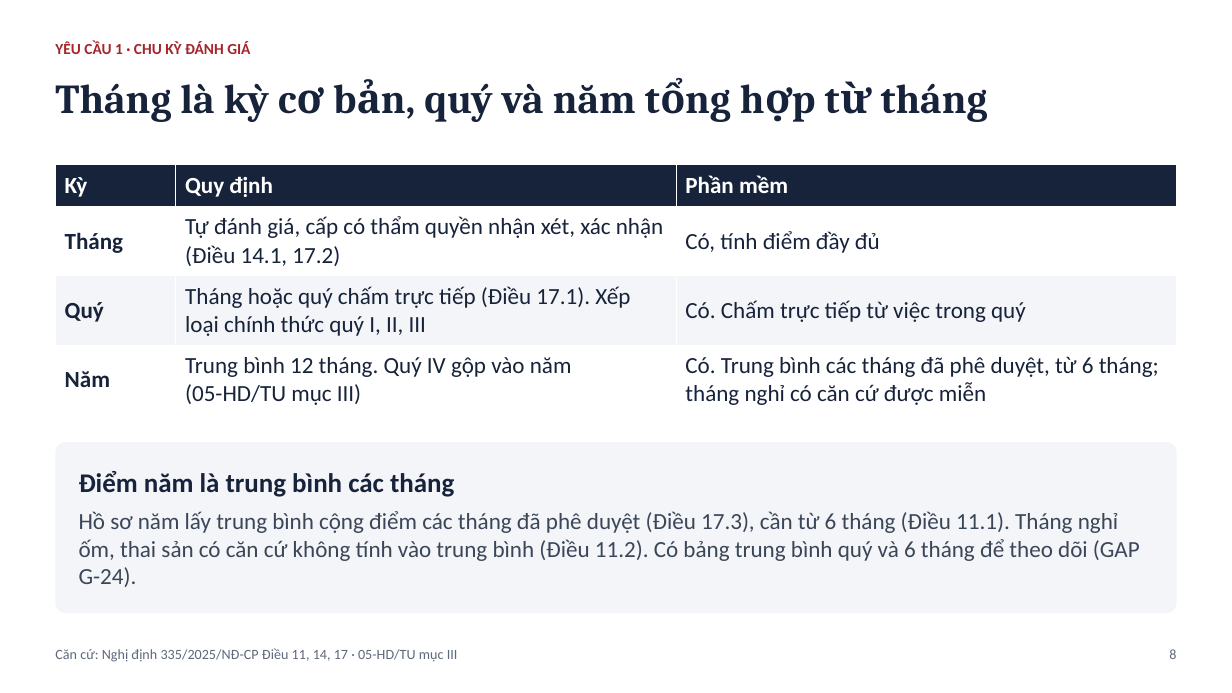
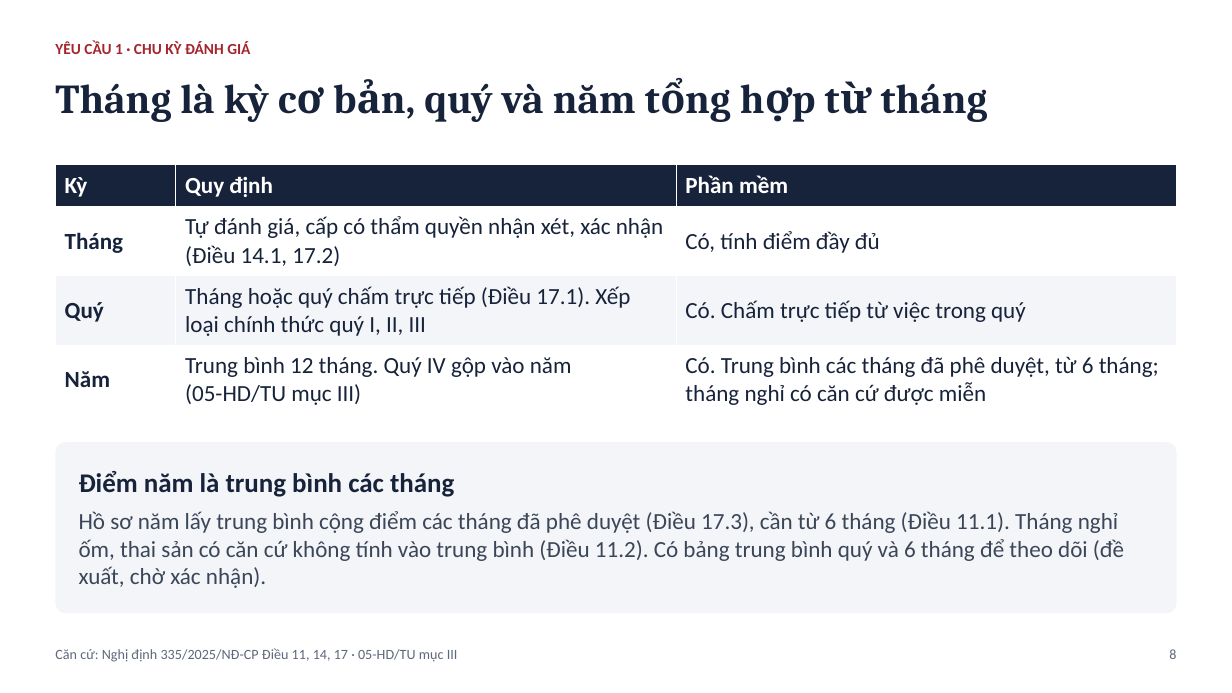
Before and after one commit to tuanhuu3264/btctu-apps, a slide deck: slide 8 of docs/tai_lieu_nop_bai/Slide-thuyet-trinh.pptx. Drawn at 1232x693 pixels with LibreOffice and Linux fonts; fonts in the diff are those of the drawing. Boxes give left, top, right and bottom in pixels: in the first picture for what was removed or moved away, otherwise in the second. Text is boxed around its words. In the diff, an @@ line names an element or a change of style, - is before the commit and + after.

```diff
--- a/docs/tai_lieu_nop_bai/Slide-thuyet-trinh.pptx
+++ b/docs/tai_lieu_nop_bai/Slide-thuyet-trinh.pptx
@@ text at (x1=79, y1=511, x2=1124, y2=588): text changed @@
-Hồ sơ năm lấy trung bình cộng điểm các tháng đã phê duyệt (Điều 17.3), cần từ 6 tháng (Điều 11.1). Tháng nghỉ ốm, thai sản có căn cứ không tính vào trung bình (Điều 11.2). Có bảng trung bình quý và 6 tháng để theo dõi (GAP G-24).
+Hồ sơ năm lấy trung bình cộng điểm các tháng đã phê duyệt (Điều 17.3), cần từ 6 tháng (Điều 11.1). Tháng nghỉ ốm, thai sản có căn cứ không tính vào trung bình (Điều 11.2). Có bảng trung bình quý và 6 tháng để theo dõi (đề xuất, chờ xác nhận).
```
Also in this commit, not shown: 7 other slides changed, 19 other files.
